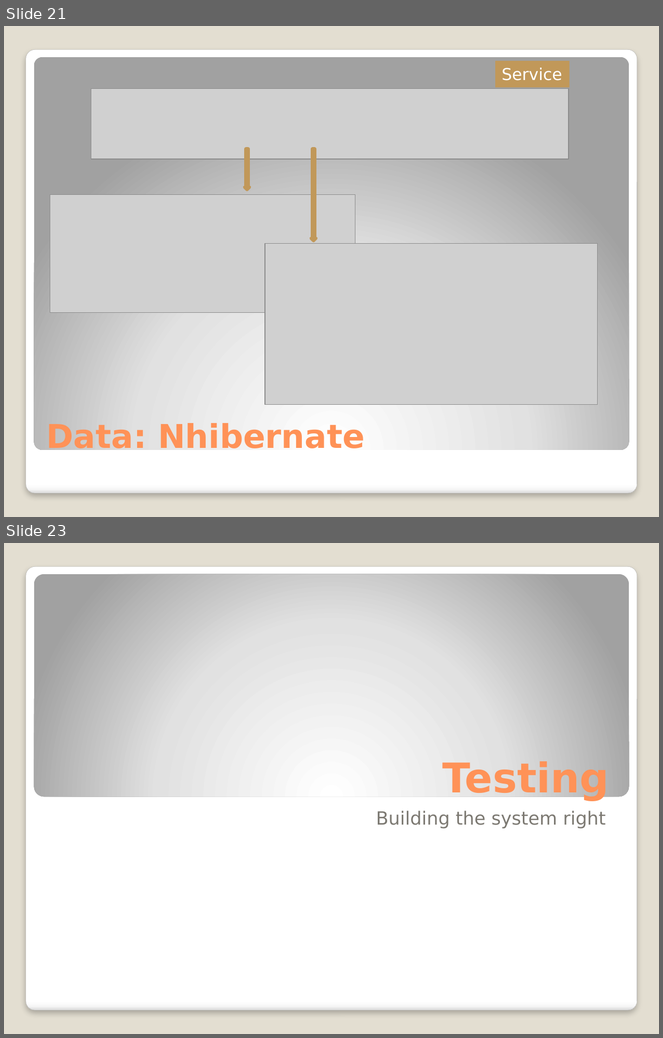
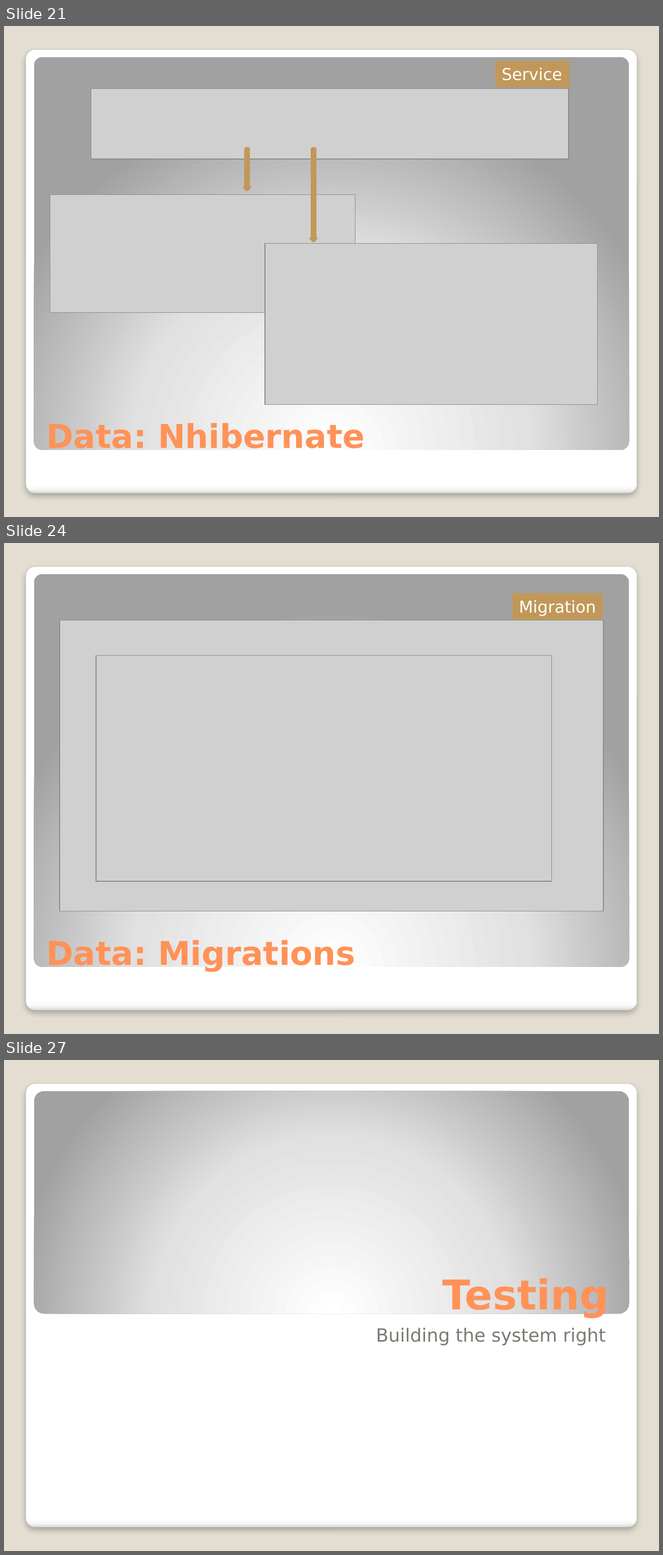
Before and after one commit to michelgrootjans/dkvlessonslearned, a slide deck: slides/Technical Session/Lessons learned.pptx. Shown one above the other, each under a label of ours: slides 21 and 23 before the commit, slides 21, 24 and 27 after it; the slides between them are not shown. The pictures are 663x1038 and 663x1555 pixels, drawn with LibreOffice and Linux fonts; fonts in the diff are those of the drawing; grey boxes stand for pictures. Boxes give left, top, right and bottom in pixels: in the first picture for what was removed or moved away, otherwise in the second. Text is boxed around its words. In the diff, an @@ line names an element or a change of style, - is before the commit and + after.

```diff
--- a/slides/Technical Session/Lessons learned.pptx
+++ b/slides/Technical Session/Lessons learned.pptx
@@ slide 24 added at (x1=4, y1=543, x2=659, y2=1034), background #E3DED1; not listed: 2 template elements that a slide beside it also shows @@
@@ rectangle added at (x1=513, y1=593, x2=603, y2=619), fill #C19859, 18 pt, text #FFFFFF @@
+Migration
@@ picture added at (x1=60, y1=620, x2=604, y2=912) @@
@@ picture added at (x1=97, y1=656, x2=553, y2=882) @@
@@ title added at (x1=47, y1=940, x2=356, y2=972), 36 pt, text #FF9258, bold @@
+Data: Migrations
@@ what was slide 23 is now slide 27 @@
```
Also in this commit, not shown: 3 slides changed, 3 other slides added.
